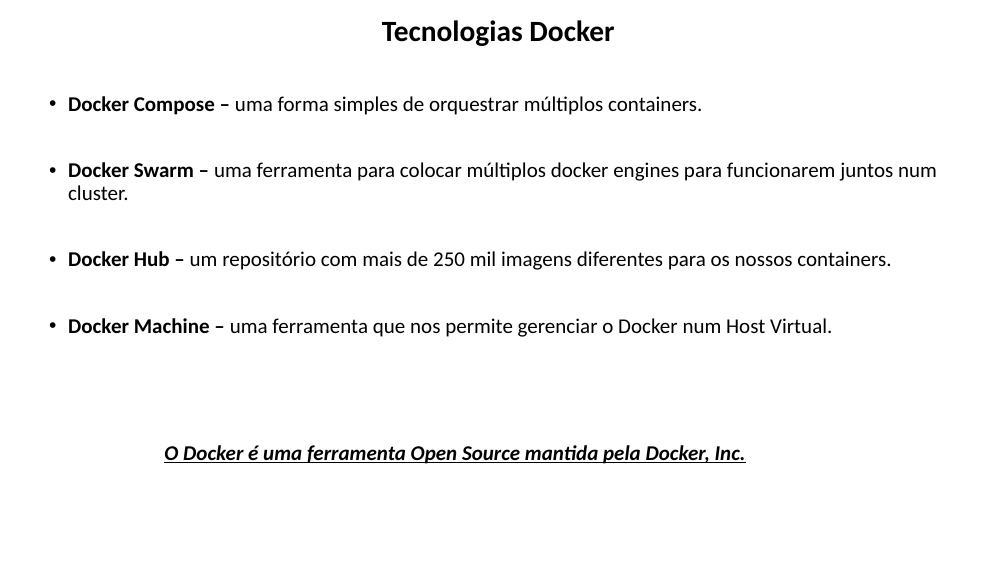
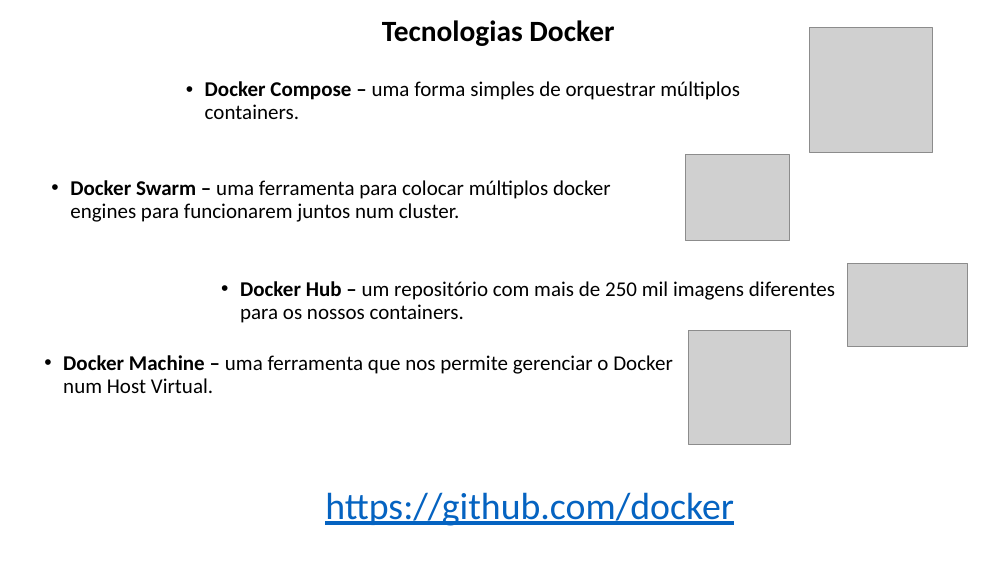
Before and after one commit to lacsousa/learning-docker, a slide deck: slide 10 of docs/docker-resumo.pptx (slide 9 before the commit). Drawn at 1008x567 pixels with LibreOffice and Linux fonts; fonts in the diff are those of the drawing; grey boxes stand for pictures. Boxes give left, top, right and bottom in pixels: in the first picture for what was removed or moved away, otherwise in the second. Text is boxed around its words. In the diff, an @@ line names an element or a change of style, - is before the commit and + after.

```diff
--- a/docs/docker-resumo.pptx
+++ b/docs/docker-resumo.pptx
@@ picture added at (x1=810, y1=27, x2=932, y2=153) @@
@@ text "Docker Compose – uma forma ..." moved from (x1=68, y1=96, x2=937, y2=337) to (x1=205, y1=81, x2=740, y2=119) @@
@@ text at (x1=68, y1=162, x2=937, y2=337): paragraphs removed @@
-• Docker Swarm – uma ferramenta para colocar múltiplos docker engines para funcionarem juntos num cluster.
-• Docker Hub – um repositório com mais de 250 mil imagens diferentes para os nossos containers.
-• Docker Machine – uma ferramenta que nos permite gerenciar o Docker num Host Virtual.
@@ picture added at (x1=686, y1=155, x2=790, y2=241) @@
@@ text added at (x1=70, y1=180, x2=611, y2=222), 20 pt, text #000000 @@
+• Docker Swarm – uma ferramenta para colocar múltiplos docker engines para funcionarem juntos num cluster.
@@ picture added at (x1=848, y1=263, x2=967, y2=346) @@
@@ text added at (x1=240, y1=281, x2=835, y2=323), 20 pt, text #000000 @@
+• Docker Hub – um repositório com mais de 250 mil imagens diferentes para os nossos containers.
@@ text added at (x1=63, y1=355, x2=673, y2=393), 20 pt, text #000000 @@
+• Docker Machine – uma ferramenta que nos permite gerenciar o Docker num Host Virtual.
@@ picture added at (x1=689, y1=330, x2=790, y2=444) @@
@@ text removed at (x1=164, y1=445, x2=746, y2=464) @@
-O Docker é uma ferramenta Open Source mantida pela Docker, Inc.
@@ text added at (x1=325, y1=492, x2=734, y2=526), 36 pt, text #0563C1, underline @@
+https://github.com/docker
```
Also in this commit, not shown: 9 other slides changed, 3 slides added, 3 slides removed.
